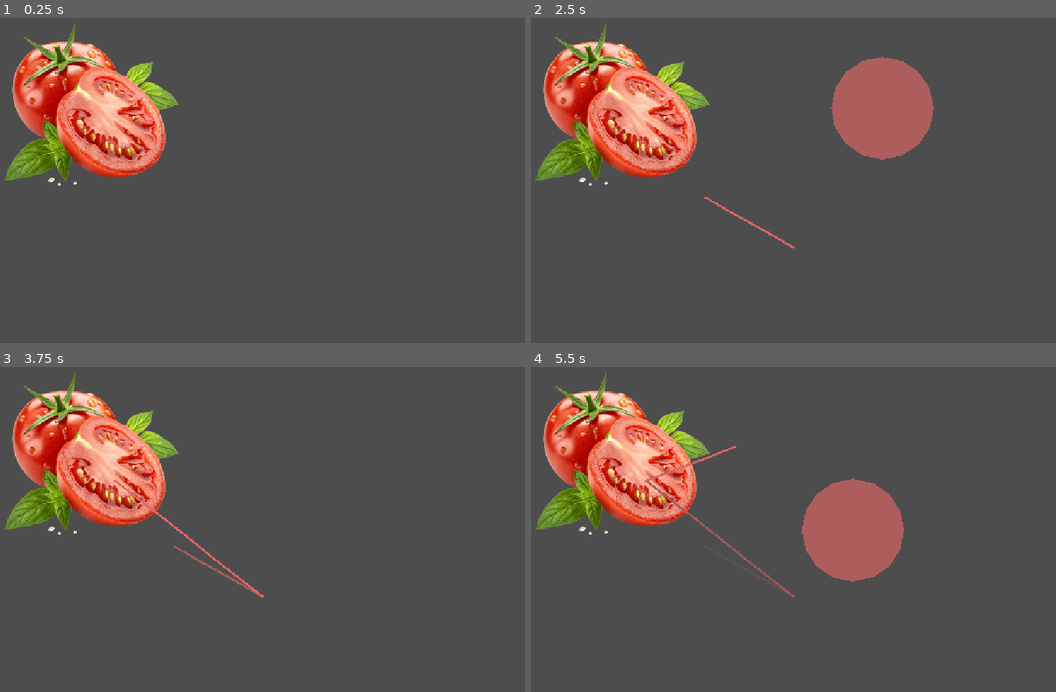
Above: before the commit, frames 1-4 (two rows, left to right).
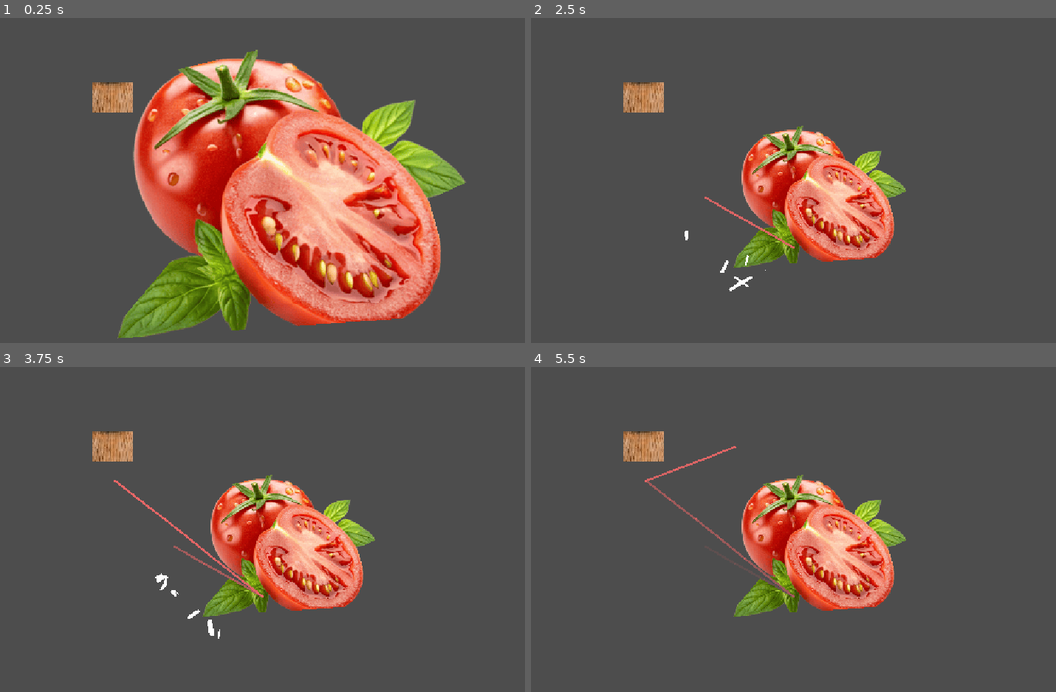
Above: after the commit, the same moments.

Repository: GrossKahn/lemme-cook
Game: Godot game, scene res://scenes/minigame/cuttinggame.tscn
Same seed, same stepped clock (60 frames per second), same inputs: the game is played once before the commit and once after it. This scene is started directly instead of the project's main scene.
Inputs (mouse positions are in pixels of both pictures, inside the frame that each line leads up to):
- Up to frame 1 (0.25 s): no input
- Up to frame 2 (2.5 s): tap Enter at 0.5 s; move the mouse to (951, 164) at 0.52 s; click (951, 164) at 0.67 s; drag from (704, 196) to (793, 248) at 1.27 s; move the mouse to (882, 109) at 2.02 s; click (882, 109) at 2.17 s
- Up to frame 3 (3.75 s): drag from (262, 597) to (115, 480) at 2.77 s; move the mouse to (467, 581) at 3.52 s; click (467, 581) at 3.67 s
- Up to frame 4 (5.5 s): drag from (646, 480) to (735, 448) at 4.27 s; tap Space at 5 s; move the mouse to (851, 529) at 5.02 s; click (851, 529) at 5.17 s

The runs differ from the first frame. In frame 1, 49% of the frame differs, in the area x 0-89%, y 1-99%; in frame 2, 25%; in frame 3, 20%; in frame 4, 21%.

Commit message:
add comment, change values

Diff:
--- a/scenes/minigame/cuttinggame.gd
+++ b/scenes/minigame/cuttinggame.gd
@@ -53,6 +53,13 @@
 var _cut_line_last_end_point := Vector3.ZERO #z is used as bool -> 0 = not a valid point/ 1 = valid point
 
 
+		# (....,cut_min_area,fracture_min_area,shard_min_area,fracture_num)
+#
+var _cut_min_area = 500
+var _fracture_min_area = 50
+var _shard_min_area = 30
+var _fracture_num = 3
+
 
 # --- Public Methods ---
 # --- Private Methods ---
@@ -65,14 +72,14 @@
 	if event is InputEventMouseButton:
 		if event.button_index == 1:
 			if _cut_line_enabled:
-				if not event.pressed:
+				if event.is_released():
 					if _cut_line.visible:
 						endCutLine()
 						_cut_line_enabled = false
 						_cut_line.visible = false
 						_cut_line_last_end_point = Vector3.ZERO
 					else:
-						simpleCut(get_global_mouse_position())
+						#simpleCut(get_global_mouse_position())
 						_cut_line_total_length = 0.0
 						_cut_line_points = []
 						_cut_line.clear_points()
@@ -183,7 +190,14 @@
 			s_mass = source.mass
 
 
-		var cut_fracture_info : Dictionary = polyFracture.cutFracture(source_polygon, cut_shape, source_trans, cut_trans, 5000, 3000, 250, 1)
+		# (....,cut_min_area,fracture_min_area,shard_min_area,fracture_num)
+		#returns a dictionary containing shapes and fractures
+		#-> shapes is an array containing all shape infos generated -> the clipped shapes (the non overlapping areas of the source polygon and cut polygon) can be used for new source polygons
+		#-> fractures is an array containing all fracture infos generated -> the intersected shapes (the overlapping areas of the source polygon and cut polygon) and the shapes smaller than cut_min_area are fractured
+		#-> intersected shapes smaller than fracture_min_area are discarded
+		#-> fracture pieces smaller than shard_min_area are discarded
+
+		var cut_fracture_info : Dictionary = polyFracture.cutFracture(source_polygon, cut_shape, source_trans, cut_trans, _cut_min_area, _fracture_min_area, _shard_min_area, _fracture_num)
 
 		if cut_fracture_info.shapes.size() <= 0 and cut_fracture_info.fractures.size() <= 0:
 			continue
@@ -226,7 +240,7 @@
 	instance.global_position = shape_info.spawn_pos
 	instance.global_rotation = shape_info.spawn_rot
 	instance.set_polygon(shape_info.centered_shape)
-	#instance.modulate = color
+	instance.modulate = color
 	#instance.linear_velocity = lin_vel
 	#instance.angular_velocity = ang_vel
 	#instance.mass = mass
--- a/scenes/minigame/cuttinggame.tscn
+++ b/scenes/minigame/cuttinggame.tscn
@@ -10,6 +10,7 @@
 
 [node name="Node2D" type="Node2D" unique_id=2047674977]
 script = ExtResource("1_wk0fl")
+fracture_body_color = Color(1, 1, 1, 1)
 ingredient_template = ExtResource("2_ag6eu")
 
 [node name="Cuttingboard" type="Sprite2D" parent="." unique_id=181468454]
@@ -22,7 +23,7 @@
 [node name="Pool_CutVisualizer" parent="." unique_id=1633709248 instance=ExtResource("3_mrnj2")]
 placed_in_level = true
 instance_template = ExtResource("4_mrnj2")
-max_amount = 30
+max_amount = 50
 instantiate_new_on_empty = true
 keep_instances_in_tree = true
 
@@ -33,6 +34,7 @@
 keep_instances_in_tree = true
 
 [node name="CutLine" type="Line2D" parent="." unique_id=1068647110]
+width = 30.0
 joint_mode = 2
 begin_cap_mode = 2
 end_cap_mode = 2
@@ -40,6 +42,8 @@
 [node name="IngredientParent" type="Node2D" parent="." unique_id=406966577]
 
 [node name="IngredientTemplate" parent="IngredientParent" unique_id=107534703 instance=ExtResource("2_ag6eu")]
+position = Vector2(205.00002, -19.999996)
+scale = Vector2(2.0109656, 2.0282233)
 texture = ExtResource("5_i2hxx")
-polygon = PackedVector2Array(-55.892334, 187.71182, -10.242432, 341.78018, 374.92847, 347.48642, 352.10352, 7.9654236, -112.95471, 5.11232)
-uv = PackedVector2Array(-55.892334, 187.71182, -10.242432, 341.78018, 374.92847, 347.48642, 352.10352, 7.9654236, -112.95471, 5.11232)
+polygon = PackedVector2Array(26.400269, 230.40002, 74.40027, 237.6, 2.4002686, 321.6, 348.00037, 297.6, 316.8003, 187.20001, 364.8003, 165.6, 312.00037, 64.8, 244.8003, 112.8, 182.40039, 35.999996, 21.600342, 74.40001, 33.60034, 206.40002)
+uv = PackedVector2Array(-45.59973, 182.40001, 74.40027, 237.6, 2.4002686, 321.6, 348.00037, 297.6, 316.8003, 187.20001, 364.8003, 165.6, 312.00037, 64.8, 244.8003, 112.8, 182.40039, 35.999996, 21.600342, 74.40001, 33.60034, 206.40002)
